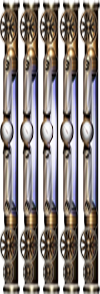
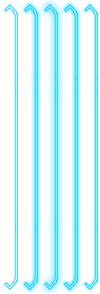
Revision of a layered 100 × 294 image; what changed, layer by layer:
added layer "Layer 2 copy 4" above "Layer 2 copy 3" over (84, 4, 98, 290)
added layer "Layer 2 copy 3" above "Layer 2 copy 2" over (64, 4, 78, 290)
added layer "Layer 2 copy 2" above "Layer 2 copy" over (44, 4, 58, 290)
renamed "Layer 7 copy 4" to "Layer 2 copy", painted on it over (0, 0, 38, 294)
renamed "Layer 7 copy 3" to "Layer 2", painted on it over (4, 0, 40, 294)
removed layer "Layer 7 copy 2" over (39, 0, 60, 294)
renamed "Layer 7 copy" to "Layer 0", hid it, painted on it over (0, 0, 100, 294)
removed layer "Layer 1" over (79, 0, 100, 294)
